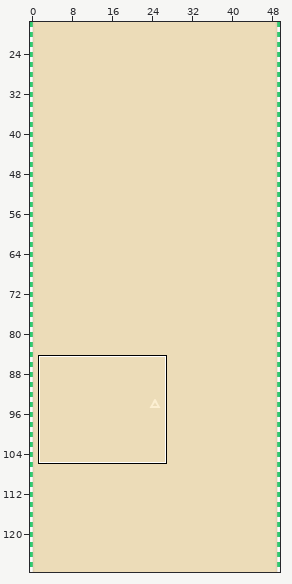
Tiled map, stored at BioPiratariaGame-core/assets/map.tmx. The first picture is a wide view before the edit; the outline marks the close-up.
Close-up. Old version:
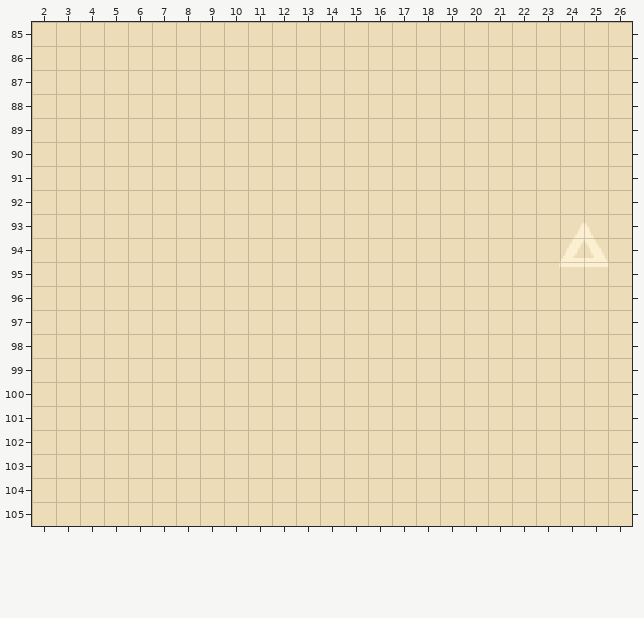
Cells are 16x16 px. Shown: x 2..26, y 85..105. The commit also changed other parts of the map, which this record leaves out.
New version:
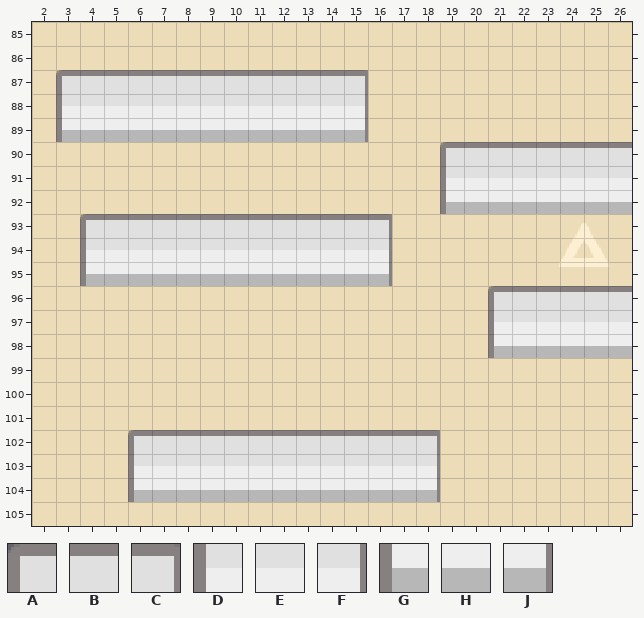
Key: from "barra": A 0, B 1, C 12, D 13, E 14, F 25, G 26, H 27, J 38.
_ is an empty cell.
Tiles of an added or newly shown layer are drawn over the layers below it.
Edits made:
Layer "objetos" (added):
The author put tile A in row 87 at x 3; in row 90 at x 19; in row 93 at x 4; in row 96 at x 21; in row 102 at x 6.
The author put tile B in row 87 at x 4 to 14; in row 90 at x 20 to 26; in row 93 at x 5 to 15; in row 96 at x 22 to 26; in row 102 at x 7 to 17.
The author put tile C in row 87 at x 15; in row 93 at x 16; in row 102 at x 18.
The author put tile D in row 88 at x 3; in row 91 at x 19; in row 94 at x 4; in row 97 at x 21; in row 103 at x 6.
The author put tile E in row 88 at x 4 to 14; in row 91 at x 20 to 26; in row 94 at x 5 to 15; in row 97 at x 22 to 26; in row 103 at x 7 to 17.
The author put tile F in row 88 at x 15; in row 94 at x 16; in row 103 at x 18.
The author put tile G in row 89 at x 3; in row 92 at x 19; in row 95 at x 4; in row 98 at x 21; in row 104 at x 6.
The author put tile H in row 89 at x 4 to 14; in row 92 at x 20 to 26; in row 95 at x 5 to 15; in row 98 at x 22 to 26; in row 104 at x 7 to 17.
The author put tile J in row 89 at x 15; in row 95 at x 16; in row 104 at x 18.
